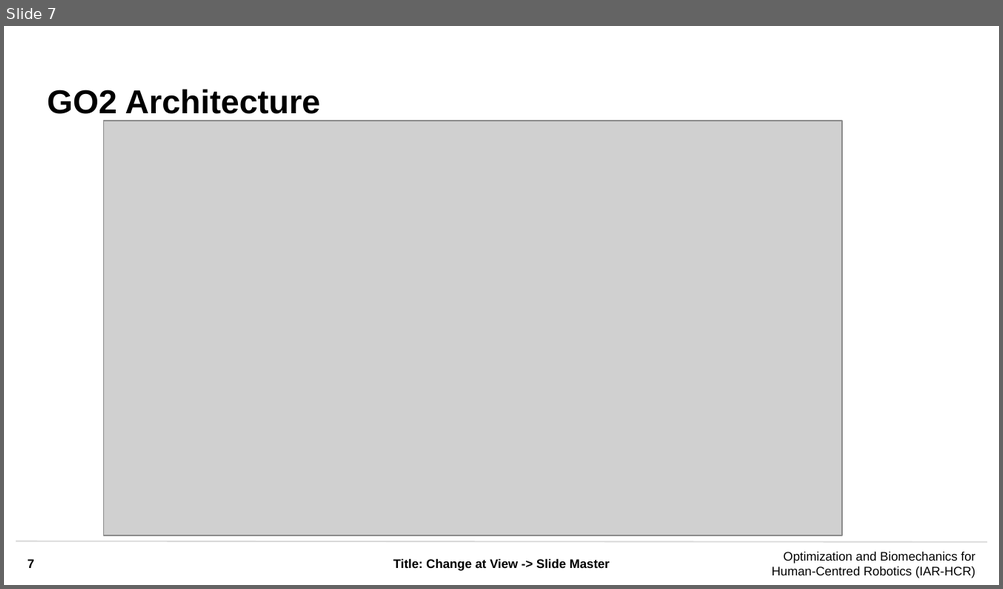
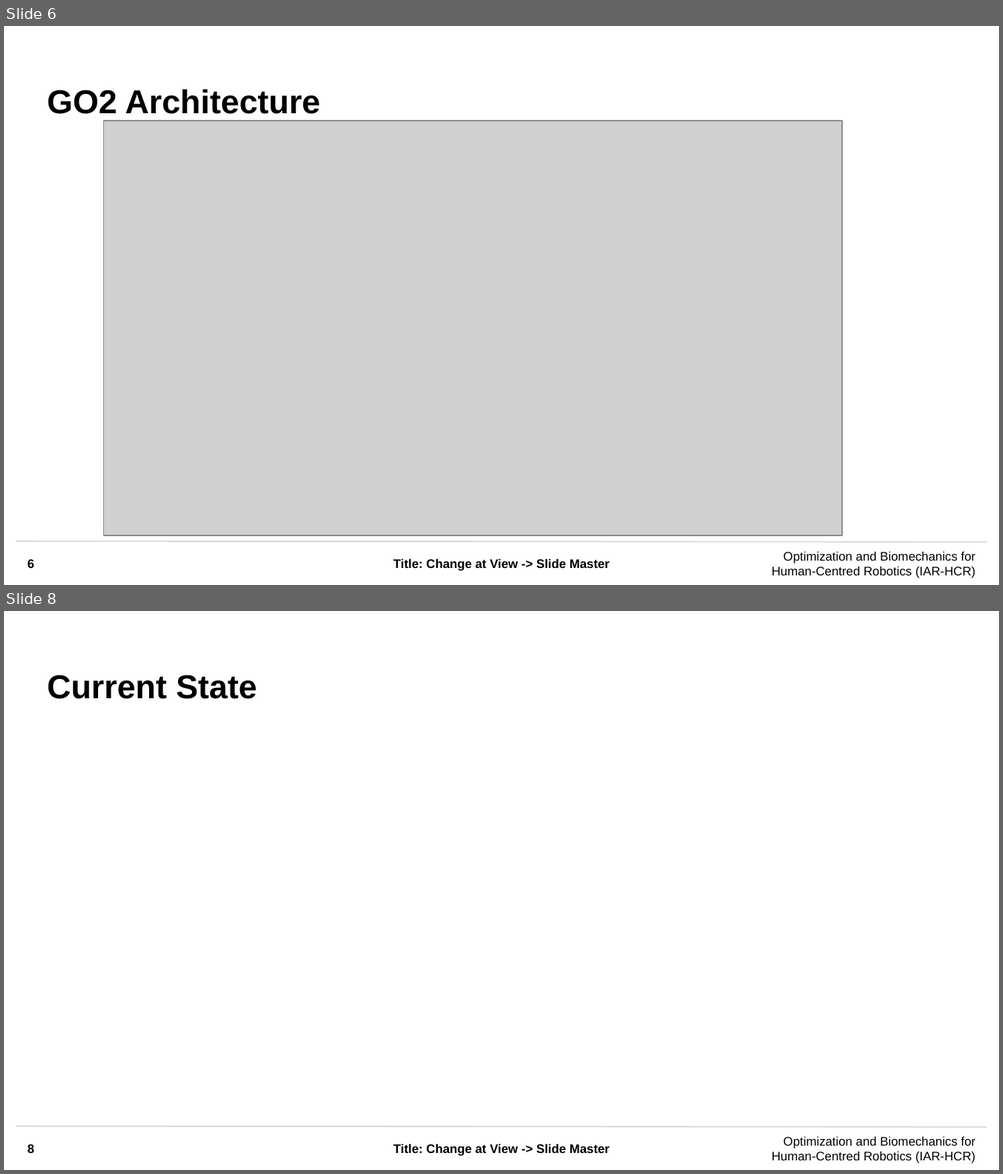
Before and after one commit to LukasInformatik/Human-Centered-Robotics-Project-5-KIT, a slide deck: SS2025_Generic_Template.pptx. Shown one above the other, each under a label of ours: slide 7 before the commit, slides 6 and 8 after it; the slides between them are not shown. The pictures are 1003x589 and 1003x1174 pixels, drawn with LibreOffice and Linux fonts; fonts in the diff are those of the drawing; grey boxes stand for pictures; background and template pictures are left out. Boxes give left, top, right and bottom in pixels: in the first picture for what was removed or moved away, otherwise in the second. Text is boxed around its words. In the diff, an @@ line names an element or a change of style, - is before the commit and + after.

```diff
--- a/SS2025_Generic_Template.pptx
+++ b/SS2025_Generic_Template.pptx
@@ slide 8 added at (4,611,999,1170), background #FFFFFF; not listed: 3 template elements that a slide beside it also shows @@
@@ title added at (47,675,257,699), 24 pt, text #000000, bold @@
+Current State
@@ page number added at (28,1145,34,1153), 9 pt, text #000000, bold @@
+8
@@ what was slide 7 is now slide 6 @@
@@ page number at (28,560,34,568): text changed @@
-7
+6
```
Also in this commit, not shown: 2 other slides added, 1 slide removed.
